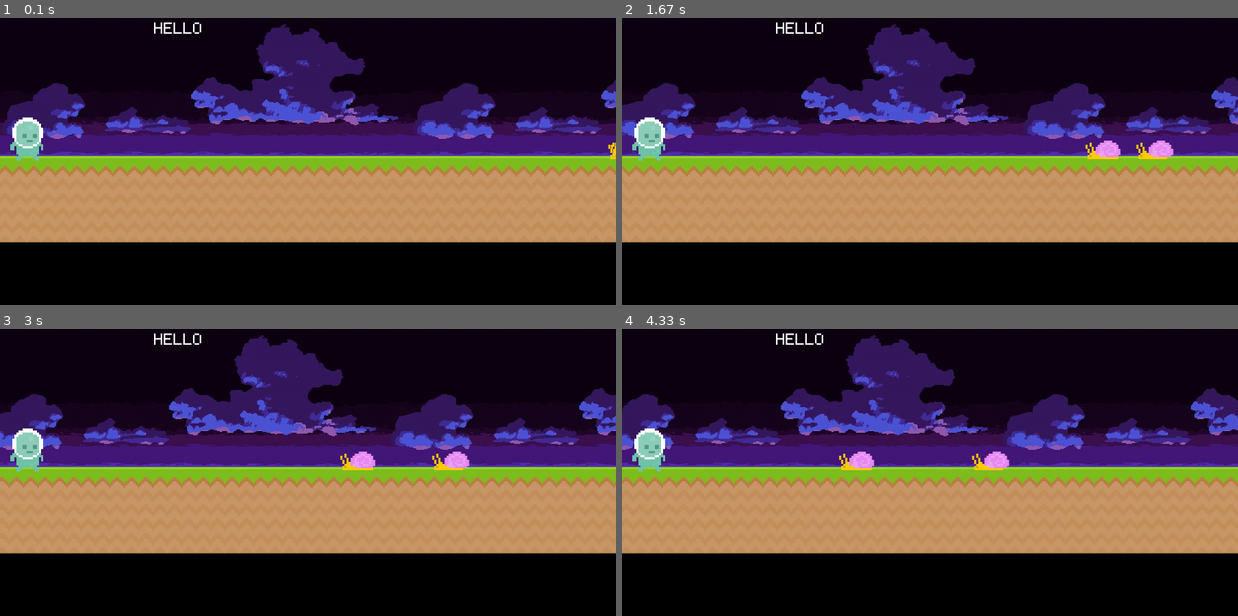
Above: before the commit, frames 1-4 (two rows, left to right).
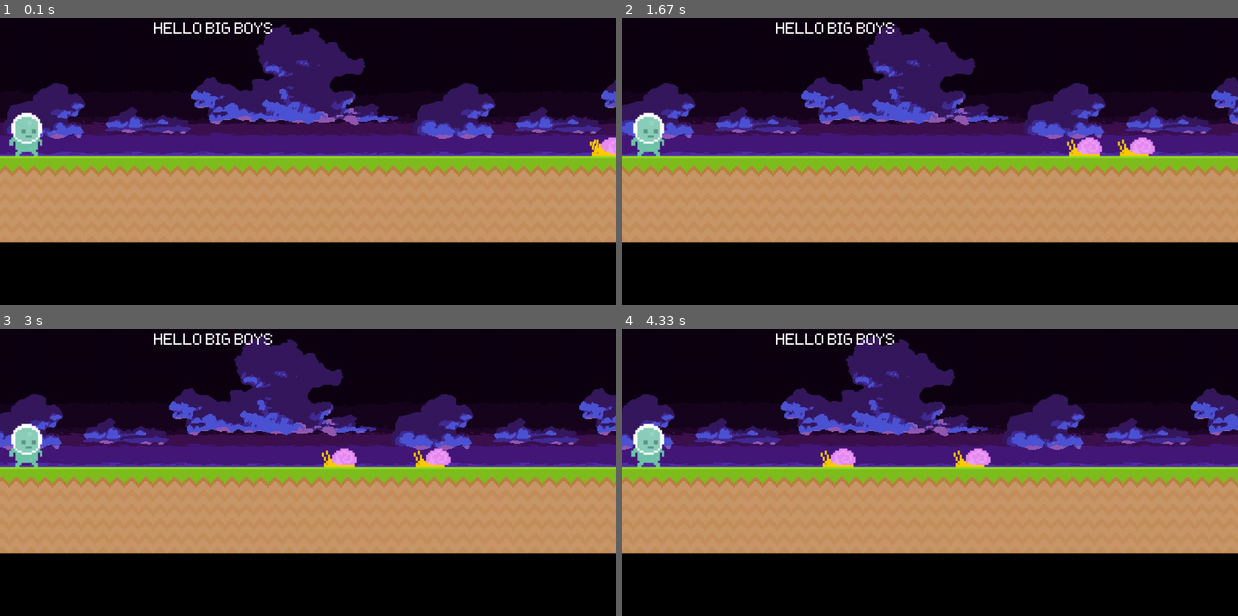
Above: after the commit, the same moments.

Repository: LocoCodeNinja/pygame_runner
Game: pygame game, started from main.py
Same seed, same stepped clock (60 frames per second), same inputs: the game is played once before the commit and once after it.
Inputs:
- Up to frame 1 (0.1 s): no input
- Up to frame 2 (1.67 s): no input
- Up to frame 3 (3 s): no input
- Up to frame 4 (4.33 s): no input

The runs differ from the first frame. In frame 1, 1.0% of the frame differs, in the area x 1-100%, y 1-50%; in frame 2, 1.7%; in frame 3, 1.7%; in frame 4, 1.7%, in the area x 1-63%, y 1-50%.

Commit message:
rect enabled

Diff:
--- a/main.py
+++ b/main.py
@@ -5,6 +5,13 @@
 image_path = BASE_PATH + '/graphics/'
 SCREEN_HEIGHT = 600
 SCREEN_WIDTH = 1200
+
+scroll_sky = 0
+scroll_ground = 0
+snail_y = 310
+snail1_speed = 3
+snail2_speed = 2
+
 pygame.init()
 screen = pygame.display.set_mode((SCREEN_WIDTH,SCREEN_HEIGHT)) #width,height
 pygame.display.set_caption('Test Game')
@@ -13,22 +20,20 @@
 
 sky_surface = pygame.image.load(image_path + 'sky.png').convert()
 ground_surface = pygame.image.load(image_path + 'ground.png').convert()
-text_surface = test_font.render('HELLO', False, 'White')
+text_surface = test_font.render('HELLO BIG BOYS', False, 'White')
 snail1_surface = pygame.image.load(image_path + 'snail/snail1.png').convert_alpha()
+snail1_rect = snail1_surface.get_rect(midbottom = (SCREEN_WIDTH, snail_y))
+
 snail2_surface = pygame.image.load(image_path + 'snail/snail2.png').convert_alpha()
+snail2_rect = snail2_surface.get_rect(midbottom = (SCREEN_WIDTH, snail_y))
+
 player_surface = pygame.image.load(image_path + 'player/player_walk_1.png').convert_alpha()
-
+player_rect = player_surface.get_rect(midbottom=(50, 310))
 
 sky_width = sky_surface.get_width()
 ground_width = ground_surface.get_width()
 tiles = math.ceil(SCREEN_WIDTH/sky_width) + 1
-scroll_sky = 0
-scroll_ground = 0
-snail1_x = SCREEN_WIDTH
-snail2_x = SCREEN_WIDTH
-snail_y = 280
-snail1_speed = 3
-snail2_speed = 2
+
 
 while True:
 
@@ -55,25 +60,26 @@
         scroll_ground = 0
 
     #draw snails
-    screen.blit(snail1_surface, (snail1_x,snail_y))
-    screen.blit(snail2_surface, (snail2_x,snail_y))
+    screen.blit(snail1_surface, snail1_rect)
+    screen.blit(snail2_surface, snail2_rect)
 
     #draw player
-    screen.blit(player_surface, (20, 235))
+    screen.blit(player_surface, player_rect)
 
     #draw text
     screen.blit(text_surface, (300,50))
 
-    snail1_x -= snail1_speed
-    snail2_x -= snail2_speed
+    #moves the rect
+    snail1_rect.x -= snail1_speed
+    snail2_rect.x -= snail2_speed
 
-    if snail1_x < -100:
-        snail1_x = SCREEN_WIDTH
-        snail1_speed = random.randint(2, 6)
+    if snail1_rect.right <= 0:
+        snail1_rect.left = SCREEN_WIDTH
+        snail1_speed = random.randint(3, 8)
 
-    if snail2_x < -100:
-        snail2_x = SCREEN_WIDTH
-        snail2_speed = random.randint(2, 6)
+    if snail2_rect.right <= 0:
+        snail2_rect.left = SCREEN_WIDTH
+        snail2_speed = random.randint(3, 8)
 
     pygame.display.update()
     clock.tick(60) #should not run faster than 60 fps / max fps
